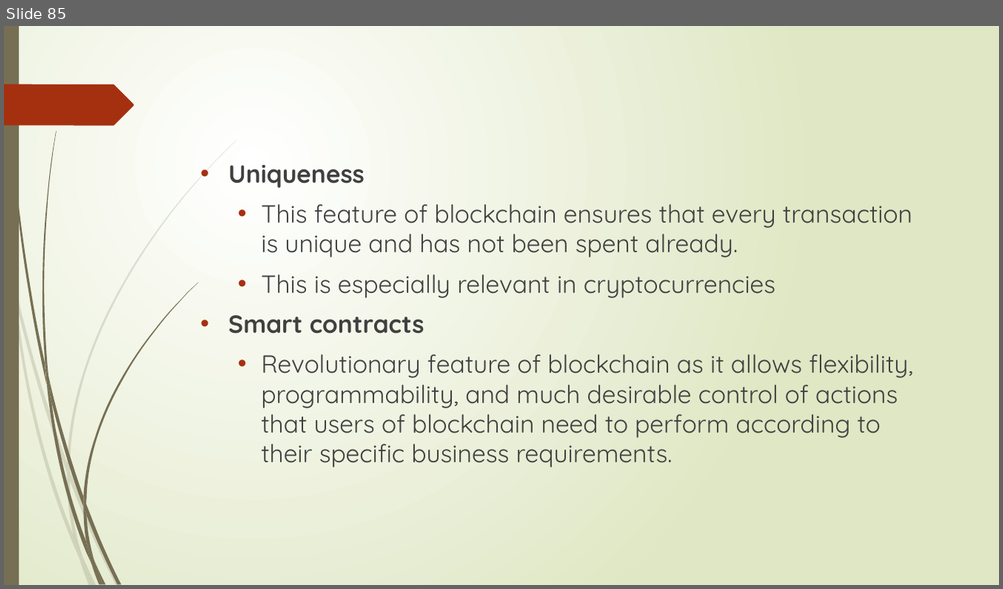
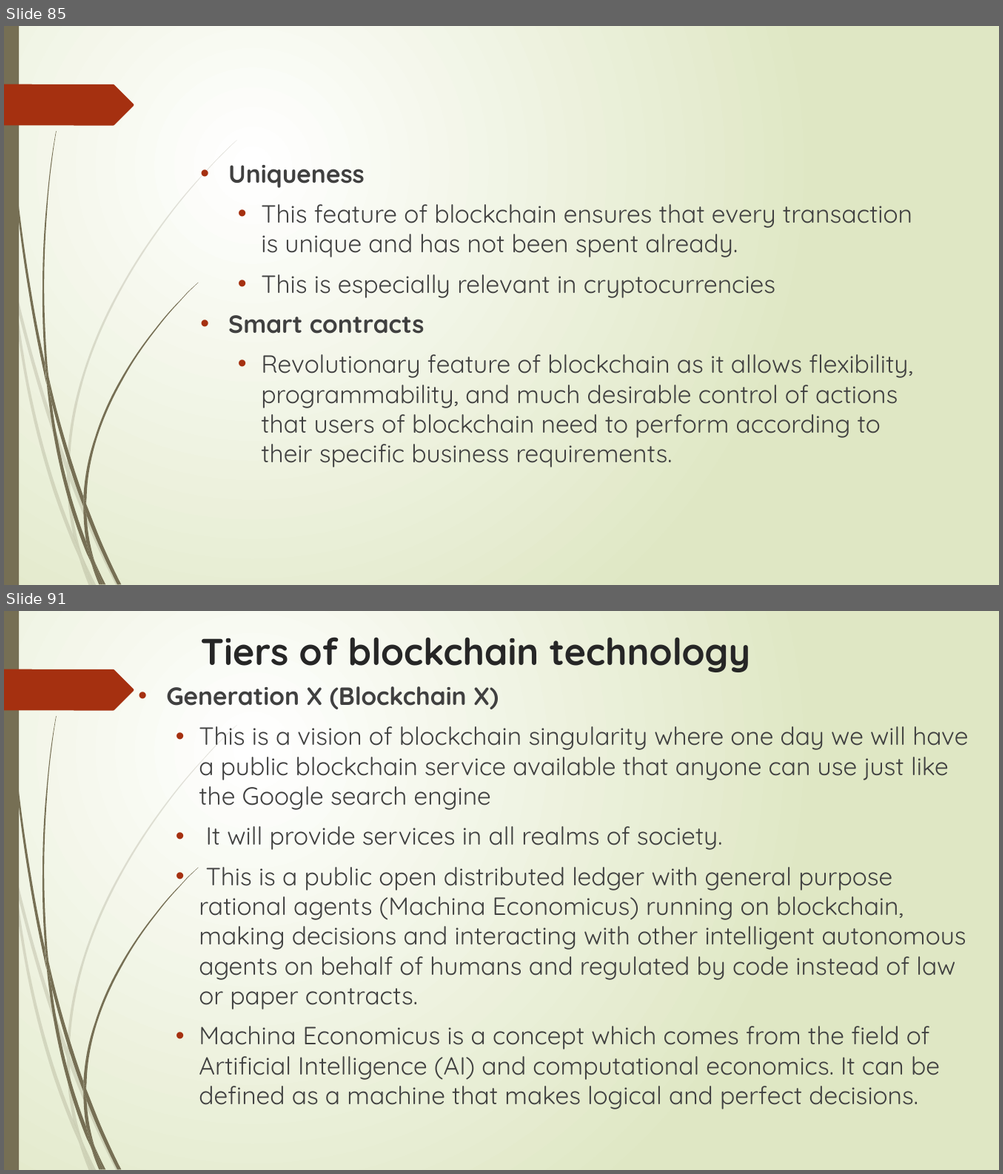
Before and after one commit to sarangparikh22/nmit-blockchain, a slide deck: Distributed Systems 101/Unit1_ppt.pptx. Shown one above the other, each under a label of ours: slide 85 before the commit, slides 85 and 91 after it; the slides between them are not shown. The pictures are 1003x589 and 1003x1174 pixels, drawn with LibreOffice and Linux fonts; fonts in the diff are those of the drawing. Boxes give left, top, right and bottom in pixels: in the first picture for what was removed or moved away, otherwise in the second. Text is boxed around its words. In the diff, an @@ line names an element or a change of style, - is before the commit and + after.

Commit message:
Blockchain Introduction

```diff
--- a/Distributed Systems 101/Unit1_ppt.pptx
+++ b/Distributed Systems 101/Unit1_ppt.pptx
@@ slide 91 added at (4, 611, 999, 1170), background gradient #FFFFFF to #DFE8C4; not listed: 24 template elements that a slide beside it also shows @@
@@ title added at (201, 637, 751, 672), 36 pt, text #262626, bold @@
+Tiers of blockchain technology
@@ text added at (166, 686, 967, 1110), 24 pt, text #404040 @@
+• Generation X (Blockchain X)
+  • This is a vision of blockchain singularity where one day we will have a public blockchain service available that anyone can use just like the Google search engine
+  • It will provide services in all realms of society.
+  • This is a public open distributed ledger with general purpose rational agents (Machina Economicus) running on blockchain, making decisions and interacting with other intelligent autonomous agents on behalf of humans and regulated by code instead of law or paper contracts.
+  • Machina Economicus is a concept which comes from the field of Artificial Intelligence (AI) and computational economics. It can be defined as a machine that makes logical and perfect decisions.
```
Also in this commit, not shown: 2 slides changed, 29 other slides added.
